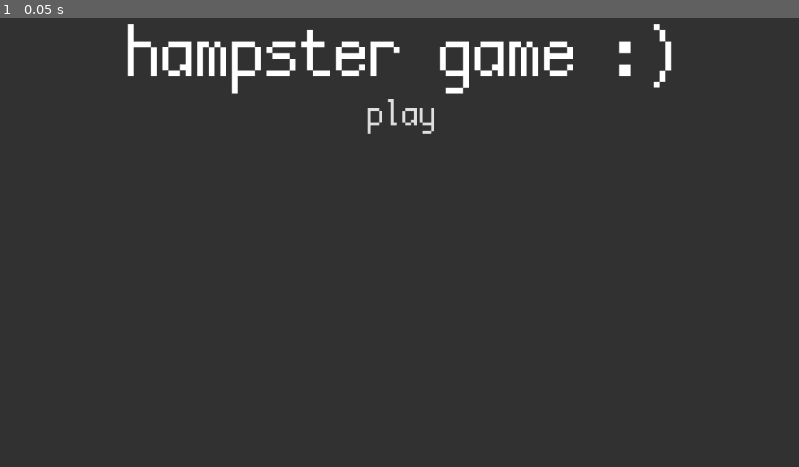
Above: before the commit, frame 1.
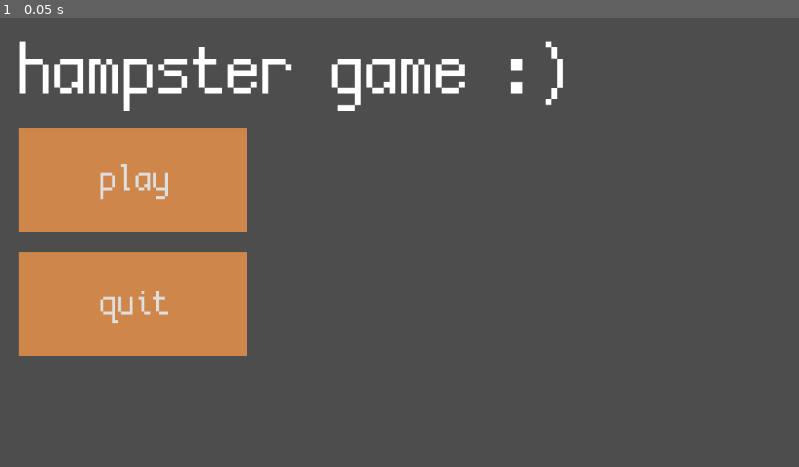
Above: after the commit, the same moment.

Repository: the-argus/hampster-game
Game: Godot game, scene res://scenes/main.tscn
Same seed, same stepped clock (60 frames per second), same inputs: the game is played once before the commit and once after it.
Inputs:
- Up to frame 1 (0.05 s): no input

The runs differ from the first frame. In frame 1, 100% of the frame differs, in the area x 0-100%, y 0-100%.

Commit message:
main menu physics scene

Diff:
--- a/godot/scenes/main.tscn
+++ b/godot/scenes/main.tscn
@@ -1,6 +1,7 @@
-[gd_scene load_steps=6 format=3 uid="uid://dlseij8xsnqn4"]
+[gd_scene load_steps=7 format=3 uid="uid://dlseij8xsnqn4"]
 
 [ext_resource type="FontFile" uid="uid://0btjwa5j6sn8" path="res://assets/fonts/CozetteVector.ttf" id="1_wd4gx"]
+[ext_resource type="PackedScene" uid="uid://bu5gt6bpb05ly" path="res://scenes/main_physics.tscn" id="2_7crcs"]
 
 [sub_resource type="Theme" id="Theme_n2grb"]
 default_font = ExtResource("1_wd4gx")
@@ -22,43 +23,72 @@
 
 [node name="UI" type="Node" parent="."]
 
-[node name="ColorRect" type="ColorRect" parent="UI"]
-anchors_preset = 15
-anchor_right = 1.0
-anchor_bottom = 1.0
-grow_horizontal = 2
-grow_vertical = 2
-color = Color(0.192157, 0.192157, 0.192157, 1)
+[node name="Title" type="Label" parent="UI"]
+offset_left = 20.0
+offset_top = 25.0
+offset_right = 1172.0
+offset_bottom = 137.0
+theme = SubResource("Theme_n2grb")
+text = "hampster game :)"
 
-[node name="MarginContainer" type="MarginContainer" parent="UI"]
-anchors_preset = 15
-anchor_right = 1.0
-anchor_bottom = 1.0
-grow_horizontal = 2
-grow_vertical = 2
+[node name="Buttons" type="MarginContainer" parent="UI"]
+offset_left = 27.0
+offset_top = 159.0
+offset_right = 1179.0
+offset_bottom = 807.0
+scale = Vector2(0.507024, 0.507024)
+size_flags_vertical = 3
 
-[node name="VBoxContainer" type="VBoxContainer" parent="UI/MarginContainer"]
+[node name="VBoxContainer" type="VBoxContainer" parent="UI/Buttons"]
 layout_mode = 2
 
-[node name="Label" type="Label" parent="UI/MarginContainer/VBoxContainer"]
+[node name="PlayButtonMargin" type="MarginContainer" parent="UI/Buttons/VBoxContainer"]
 layout_mode = 2
-theme = SubResource("Theme_n2grb")
-text = "hampster game :)"
-horizontal_alignment = 1
+size_flags_vertical = 3
 
-[node name="VBoxContainer" type="VBoxContainer" parent="UI/MarginContainer/VBoxContainer"]
+[node name="HBoxContainer" type="HBoxContainer" parent="UI/Buttons/VBoxContainer/PlayButtonMargin"]
 layout_mode = 2
 
-[node name="MarginContainer" type="MarginContainer" parent="UI/MarginContainer/VBoxContainer/VBoxContainer"]
+[node name="PlayButton" type="Button" parent="UI/Buttons/VBoxContainer/PlayButtonMargin/HBoxContainer"]
 layout_mode = 2
-
-[node name="Button" type="Button" parent="UI/MarginContainer/VBoxContainer/VBoxContainer/MarginContainer"]
-layout_mode = 2
+size_flags_horizontal = 3
 focus_mode = 0
 mouse_default_cursor_shape = 2
 theme = SubResource("Theme_0cof5")
-theme_override_font_sizes/font_size = 50
+theme_override_font_sizes/font_size = 100
 theme_override_styles/normal = SubResource("StyleBoxFlat_ltdwb")
 theme_override_styles/hover = SubResource("StyleBoxFlat_sfixd")
 text = "play"
-flat = true
+
+[node name="MarginContainer" type="MarginContainer" parent="UI/Buttons/VBoxContainer/PlayButtonMargin/HBoxContainer"]
+custom_minimum_size = Vector2(500, 0)
+layout_mode = 2
+
+[node name="MarginContainer" type="MarginContainer" parent="UI/Buttons/VBoxContainer"]
+custom_minimum_size = Vector2(50, 50)
+layout_mode = 2
+
+[node name="QuitButtonMargin" type="MarginContainer" parent="UI/Buttons/VBoxContainer"]
+layout_mode = 2
+size_flags_vertical = 3
+
+[node name="HBoxContainer" type="HBoxContainer" parent="UI/Buttons/VBoxContainer/QuitButtonMargin"]
+layout_mode = 2
+
+[node name="QuitButton" type="Button" parent="UI/Buttons/VBoxContainer/QuitButtonMargin/HBoxContainer"]
+layout_mode = 2
+size_flags_horizontal = 3
+focus_mode = 0
+mouse_default_cursor_shape = 2
+theme = SubResource("Theme_0cof5")
+theme_override_font_sizes/font_size = 100
+theme_override_styles/normal = SubResource("StyleBoxFlat_ltdwb")
+theme_override_styles/hover = SubResource("StyleBoxFlat_sfixd")
+text = "quit
+"
+
+[node name="MarginContainer" type="MarginContainer" parent="UI/Buttons/VBoxContainer/QuitButtonMargin/HBoxContainer"]
+custom_minimum_size = Vector2(500, 0)
+layout_mode = 2
+
+[node name="Node2D" parent="." instance=ExtResource("2_7crcs")]
--- /dev/null
+++ b/godot/scenes/main_physics.tscn
@@ -0,0 +1,32 @@
+[gd_scene load_steps=4 format=3 uid="uid://bu5gt6bpb05ly"]
+
+[sub_resource type="RectangleShape2D" id="RectangleShape2D_ioe62"]
+size = Vector2(1167, 20)
+
+[sub_resource type="RectangleShape2D" id="RectangleShape2D_xnpso"]
+size = Vector2(20, 649)
+
+[sub_resource type="RectangleShape2D" id="RectangleShape2D_a30y7"]
+size = Vector2(20, 647)
+
+[node name="Node2D" type="Node2D"]
+
+[node name="Borders" type="Node" parent="."]
+
+[node name="Floor" type="RigidBody2D" parent="Borders"]
+
+[node name="CollisionShape2D" type="CollisionShape2D" parent="Borders/Floor"]
+position = Vector2(576, 642)
+shape = SubResource("RectangleShape2D_ioe62")
+
+[node name="LeftWall" type="RigidBody2D" parent="Borders"]
+
+[node name="CollisionShape2D" type="CollisionShape2D" parent="Borders/LeftWall"]
+position = Vector2(10, 327.5)
+shape = SubResource("RectangleShape2D_xnpso")
+
+[node name="RightWall" type="RigidBody2D" parent="Borders"]
+
+[node name="CollisionShape2D" type="CollisionShape2D" parent="Borders/RightWall"]
+position = Vector2(1147, 326)
+shape = SubResource("RectangleShape2D_a30y7")
